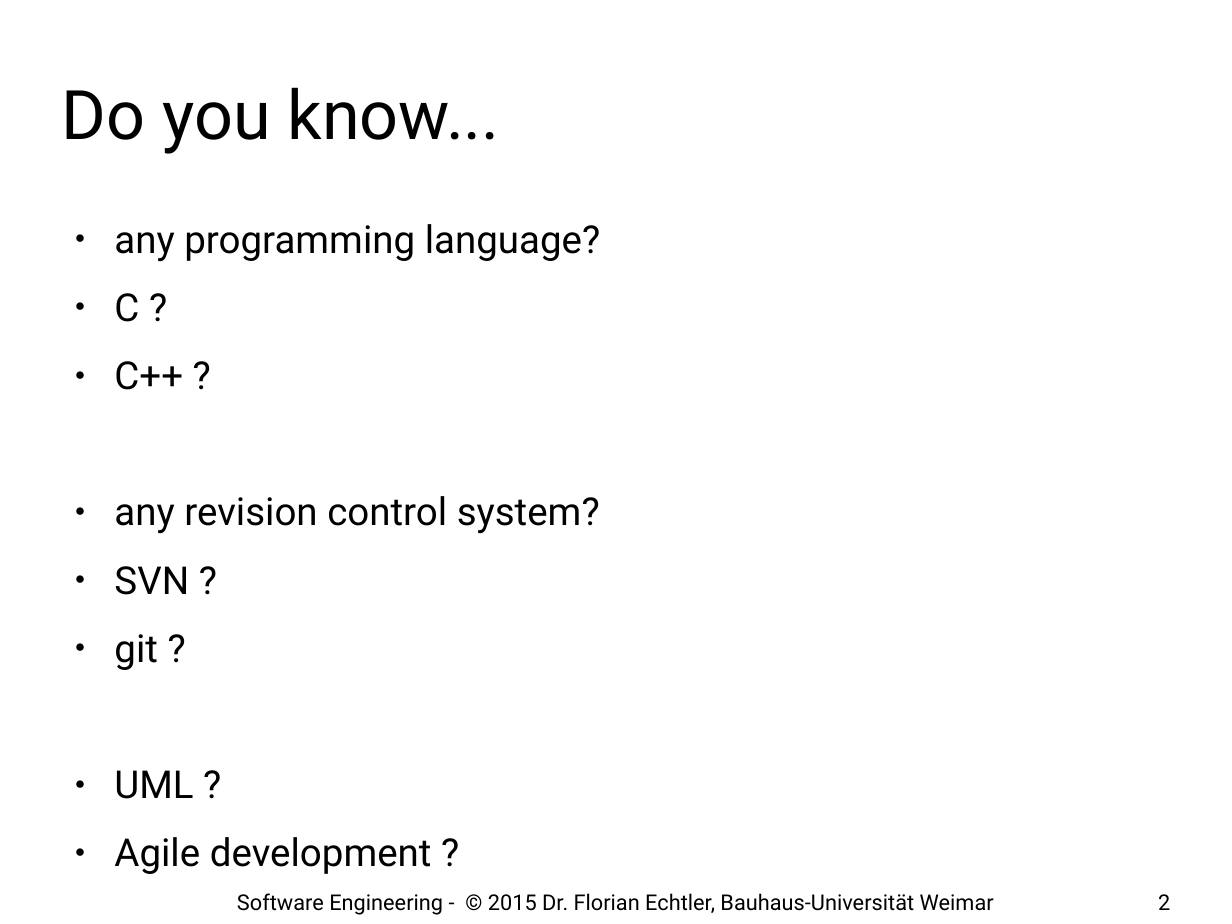
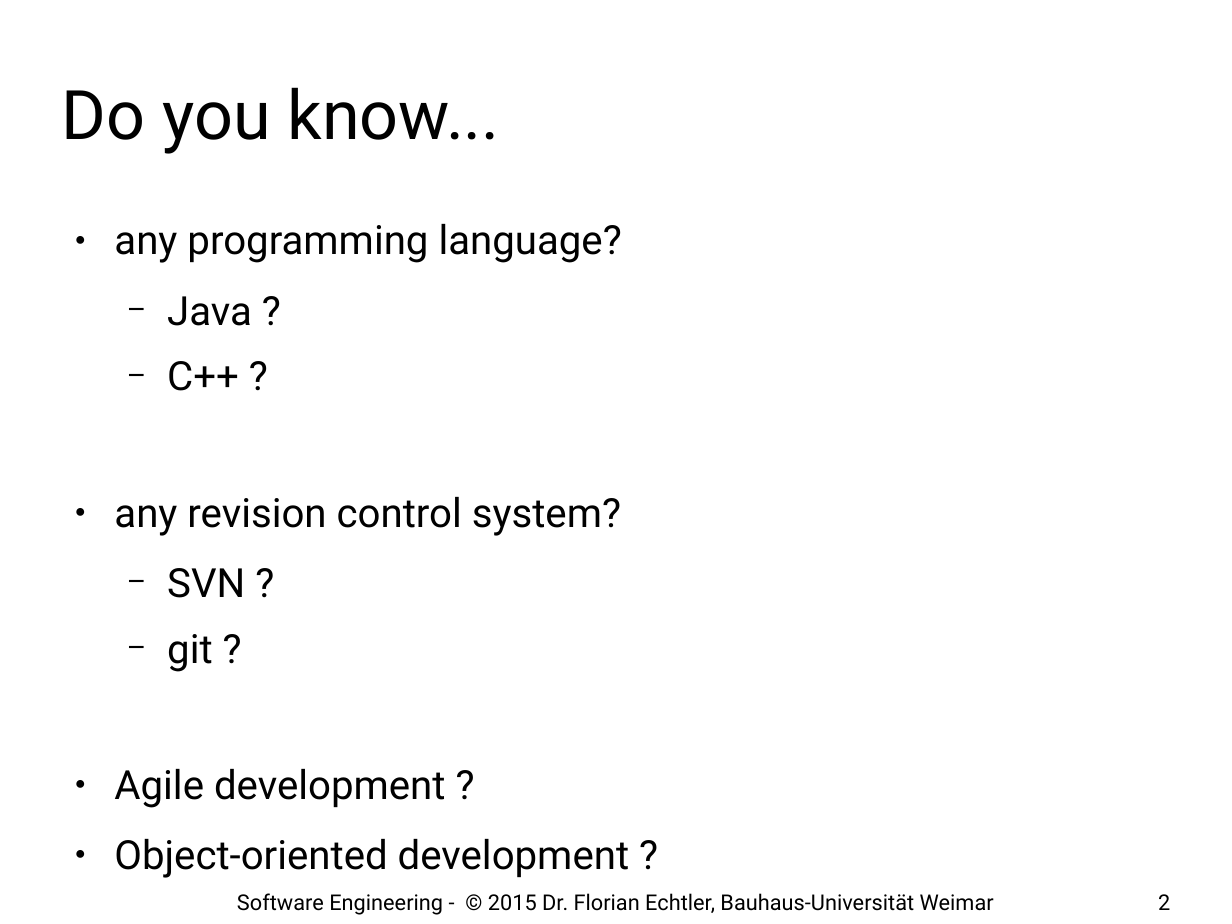
Before and after one commit to floe/software-engineering, a slide deck: slide 2 of 01-introduction.odp. Drawn at 1232x924 pixels with LibreOffice and Linux fonts; fonts in the diff are those of the drawing; background and template pictures are left out. Boxes give left, top, right and bottom in pixels: in the first picture for what was removed or moved away, otherwise in the second. Text is boxed around its words. In the diff, an @@ line names an element or a change of style, - is before the commit and + after.

```diff
--- a/01-introduction.odp
+++ b/01-introduction.odp
@@ text at [114, 224, 622, 808]: size 24.8 to 25.9 pt in "any programming language?", "C++ ?", "any revision control system?", "SVN ?" and 2 more places; bullet ● to −; list level 1 to 2 in "C++ ?"; list level 1 to 2 in "SVN ?"; list level 1 to 2 in "git ?" @@
@@ text at [167, 296, 252, 326]: text changed; size 24.8 to 25.9 pt @@
-● C ?
+  − Java ?
@@ text at [114, 770, 193, 799]: paragraph removed @@
-● UML ?
@@ text at [114, 839, 629, 878]: paragraph added @@
+● Object-oriented development ?
```
Also in this commit, not shown: 15 other slides changed, 13 slides added.
